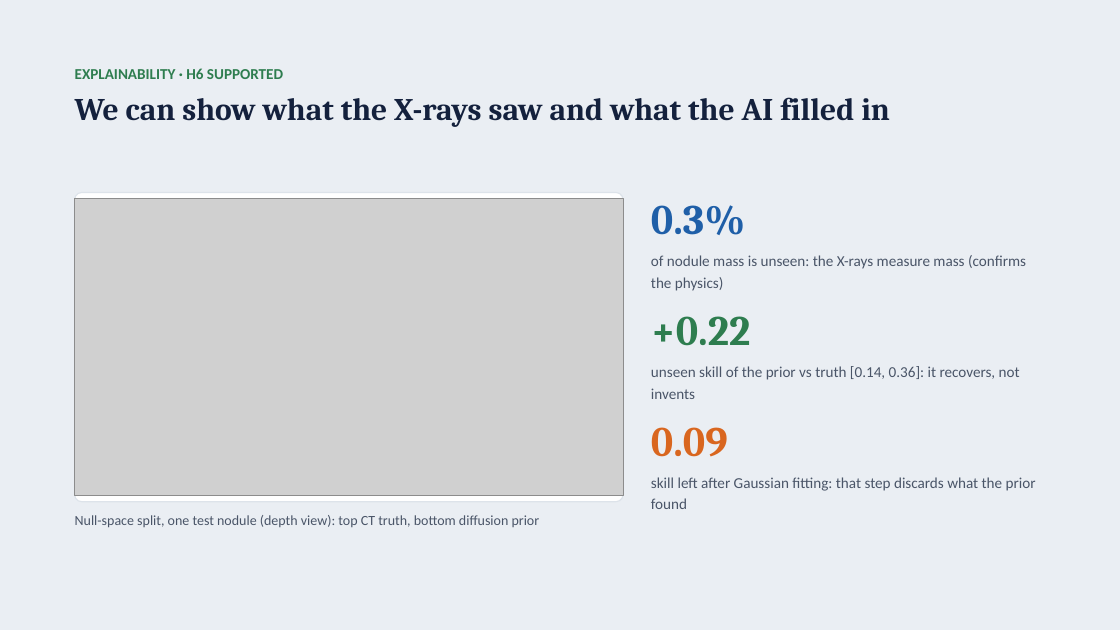
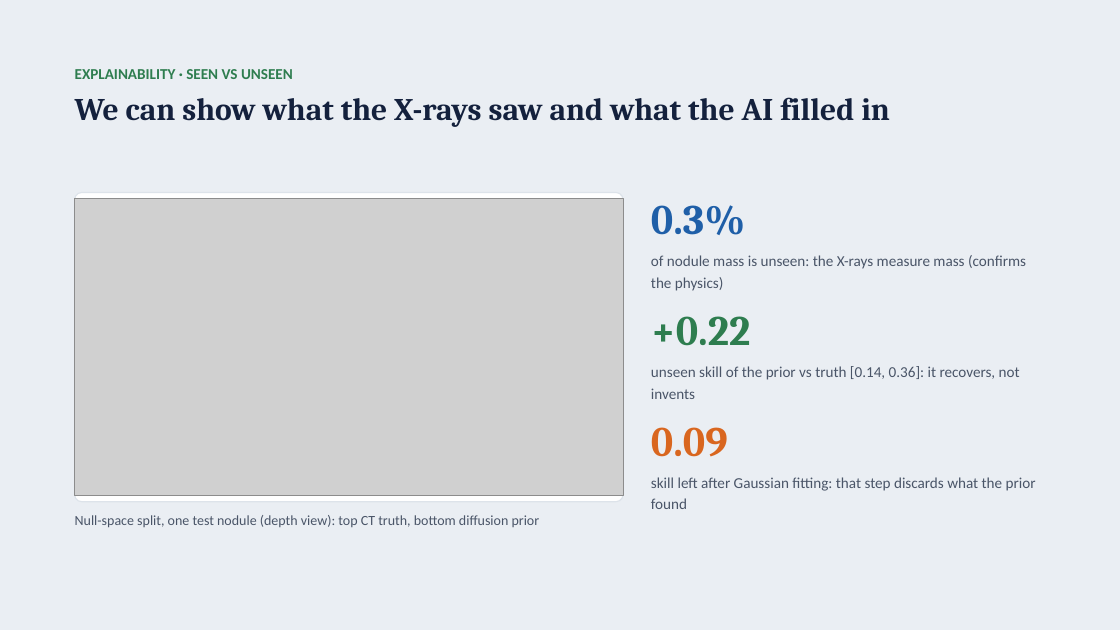
Before and after one commit to tcsquanta/medlift3d, a slide deck: slide 15 of report/MedLift3D_Defense.pptx. Drawn at 1120x630 pixels with LibreOffice and Linux fonts; fonts in the diff are those of the drawing; grey boxes stand for pictures. Boxes give left, top, right and bottom in pixels: in the first picture for what was removed or moved away, otherwise in the second. Text is boxed around its words. In the diff, an @@ line names an element or a change of style, - is before the commit and + after.

```diff
--- a/report/MedLift3D_Defense.pptx
+++ b/report/MedLift3D_Defense.pptx
@@ text at [75, 69, 293, 79]: text changed @@
-EXPLAINABILITY · H6 SUPPORTED
+EXPLAINABILITY · SEEN VS UNSEEN
```
Also in this commit, not shown: 2 other slides changed, 1 slide added, 1 slide removed.
